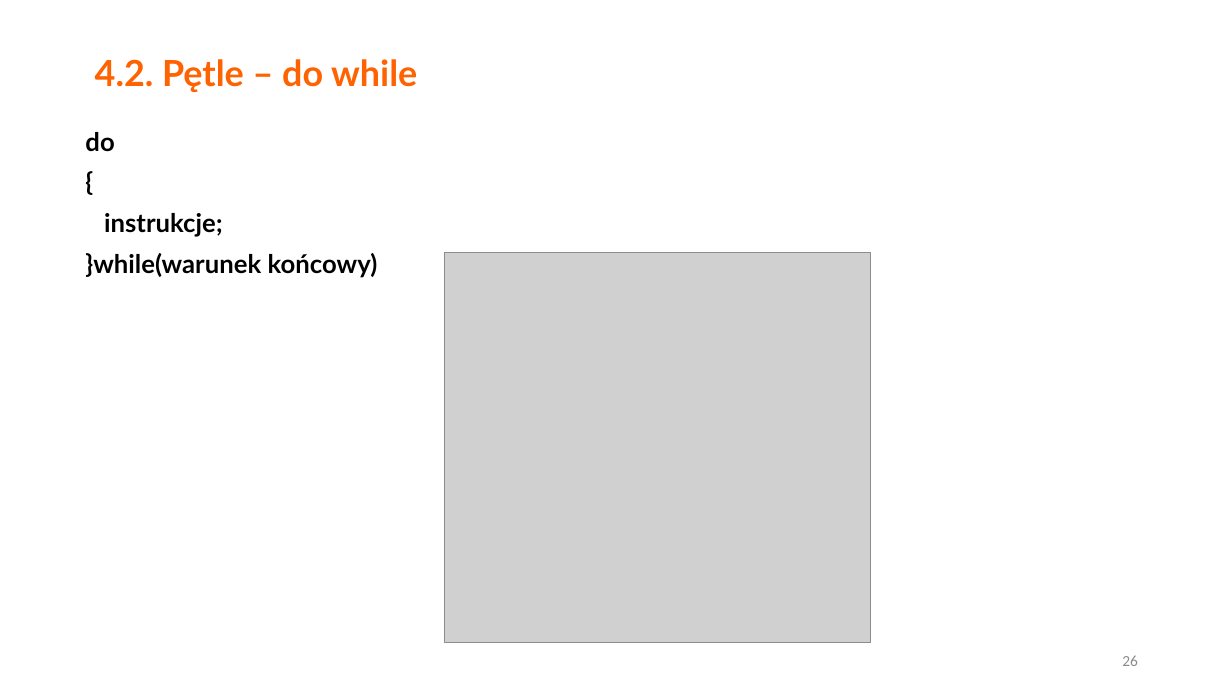
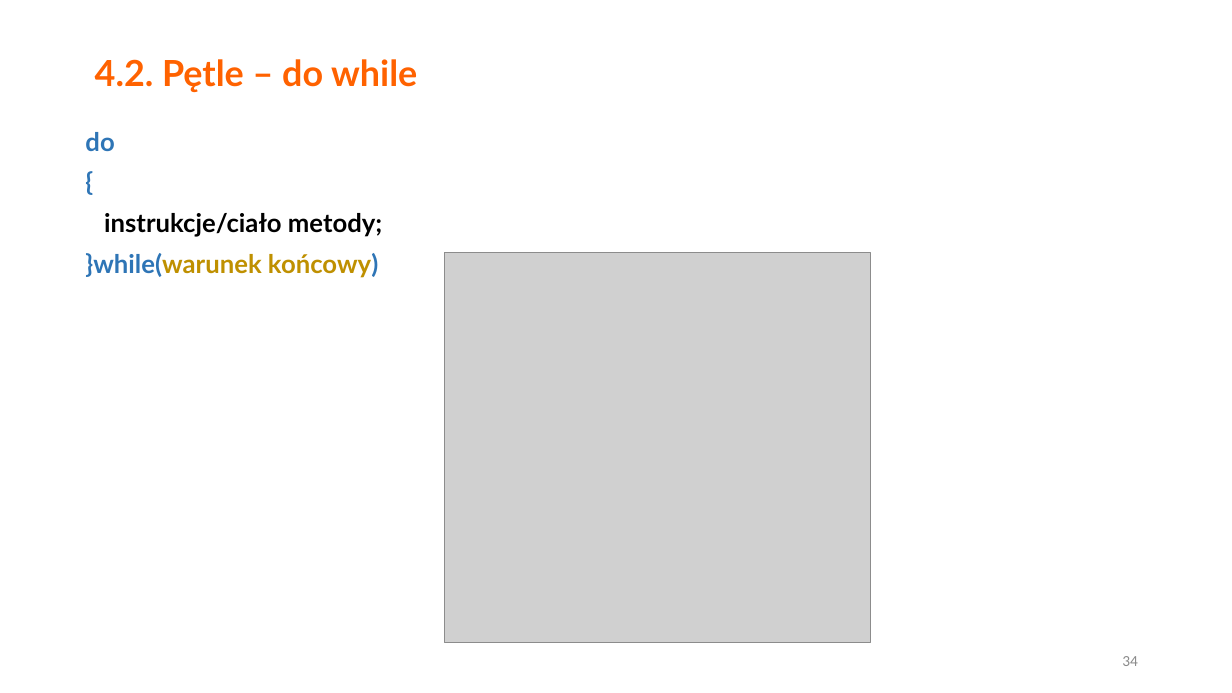
Before and after one commit to morelq/PodstawyCsharp, a slide deck: slide 34 of Podstawy Csharp v2.pptx (slide 26 before the commit). Drawn at 1232x693 pixels with LibreOffice and Linux fonts; fonts in the diff are those of the drawing; grey boxes stand for pictures. Boxes give left, top, right and bottom in pixels: in the first picture for what was removed or moved away, otherwise in the second. Text is boxed around its words. In the diff, an @@ line names an element or a change of style, - is before the commit and + after.

```diff
--- a/Podstawy Csharp v2.pptx
+++ b/Podstawy Csharp v2.pptx
@@ text at [85,132,378,278]: text colour #000000 to #2E75B6 in "do", "{", "}while(warunek końcowy)"; text colour #000000 to #BF9000 in "}while(warunek końcowy)" @@
@@ text at [104,213,382,237]: text changed @@
-instrukcje;
+instrukcje/ciało metody;
@@ page number at [1122,656,1138,666]: text changed @@
-26
+34
```
Also in this commit, not shown: 19 other slides changed, 10 slides added, 3 slides removed, 14 other files.
